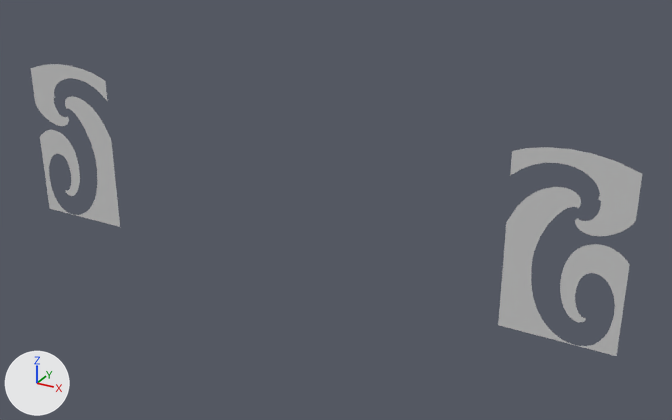
An edit to the FBX model models/stage.fbx_bot_curl.fbx, drawn before and after from the same camera.
The view is the same before and after, from a 50 mm lens placed at (3.88, -6.41, 4.26), pointed at (0.39, -0.07, 1.09). Lighting does not change. The marker at lower left points along +X, +Y and +Z.

In view in the first picture: 'Sync Stage v4.816', 'Sync Stage v4.817', 'Sync Stage v4.833', 'Sync Stage v4.834'.
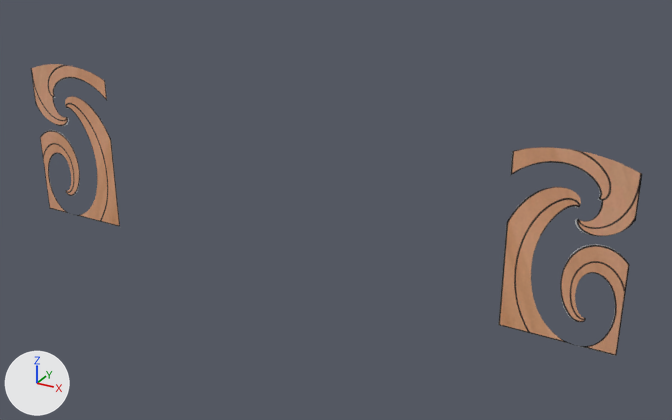
Edits to the scene script, one JSON object a line:
```json
{"op": "add", "block": "img_ref_jpg", "code": ["img_ref_jpg = load_image('ref.jpg', '../sources/designs/ref.jpg', 4096, 3071, 'sRGB')"]}
{"op": "add", "block": "mat_ref_mat", "code": ["mat_ref_mat = principled_material('ref_mat')", "mat_ref_mat.texture = img_ref_jpg", "mat_ref_mat.roughness = 0.0"]}
{"block": "me_sync_stage_v4_830", "where": "me_sync_stage_v4_830.from_pydata(...)  # 147 vertices, 145 faces; spans x -0.381..0.547, y 0.0, z -0.569..0.686"}
{"block": "me_sync_stage_v4_830", "where": "# used by ob_sync_stage_v4_817; location = (2.307, -0.202, 1.041)"}
{"op": "remove", "block": "me_sync_stage_v4_830", "code": "me_sync_stage_v4_830.materials.append(mat_mat_1_001)  # light grey #d0d0d0"}
{"block": "me_sync_stage_v4_830", "change": "me_sync_stage_v4_830 part 1: texture (UV) coordinates changed"}
{"op": "add", "block": "me_sync_stage_v4_830", "code": "me_sync_stage_v4_830.materials.append(mat_ref_mat)  # picture img_ref_jpg"}
{"block": "me_sync_stage_v4_846", "where": "me_sync_stage_v4_846.from_pydata(...)  # 147 vertices, 145 faces; spans x -0.547..0.381, y 0.0, z -0.569..0.686"}
{"block": "me_sync_stage_v4_846", "where": "# used by ob_sync_stage_v4_833; location = (-2.307, -0.202, 1.041)"}
{"op": "remove", "block": "me_sync_stage_v4_846", "code": "me_sync_stage_v4_846.materials.append(mat_mat_1_001)  # light grey #d0d0d0"}
{"block": "me_sync_stage_v4_846", "change": "me_sync_stage_v4_846 part 2: texture (UV) coordinates changed"}
{"op": "add", "block": "me_sync_stage_v4_846", "code": "me_sync_stage_v4_846.materials.append(mat_ref_mat)  # picture img_ref_jpg"}
{"block": "me_sync_stage_v4_847", "where": "me_sync_stage_v4_847.from_pydata(...)  # 97 vertices, 95 faces; spans x -0.327..0.601, y 0.0, z -0.379..0.242"}
{"op": "remove", "block": "me_sync_stage_v4_847", "code": "me_sync_stage_v4_847.materials.append(mat_mat_1_001)  # light grey #d0d0d0"}
{"op": "add", "block": "me_sync_stage_v4_847", "code": "me_sync_stage_v4_847.materials.append(mat_ref_mat)  # picture img_ref_jpg"}
{"block": "me_sync_stage_v4_829", "where": "me_sync_stage_v4_829.from_pydata(...)  # 97 vertices, 95 faces; spans x -0.601..0.327, y 0.0, z -0.379..0.242"}
{"block": "me_sync_stage_v4_829", "where": "# used by ob_sync_stage_v4_816; location = (2.527, -0.202, 1.78)"}
{"op": "remove", "block": "me_sync_stage_v4_829", "code": "me_sync_stage_v4_829.materials.append(mat_mat_1_001)  # light grey #d0d0d0"}
{"block": "me_sync_stage_v4_829", "change": "me_sync_stage_v4_829 part 3: texture (UV) coordinates changed"}
{"op": "add", "block": "me_sync_stage_v4_829", "code": "me_sync_stage_v4_829.materials.append(mat_ref_mat)  # picture img_ref_jpg"}
```

Boxes (x1, y1, x2, y2) around the edits, measured in the pictures (672 x 420 px):
```json
{"object": "Sync Stage v4.817", "change": "recoloured, surface changed", "before": [498, 187, 630, 356], "after": [498, 187, 630, 356], "on screen": "grey to brown"}
{"object": "Sync Stage v4.816", "change": "recoloured, surface changed", "before": [510, 147, 642, 236], "after": [510, 147, 642, 236], "on screen": "grey to brown"}
{"object": "Sync Stage v4.833", "change": "recoloured, surface changed", "before": [40, 96, 120, 227], "after": [40, 96, 120, 227], "on screen": "grey to brown"}
{"object": "Sync Stage v4.834", "change": "recoloured", "before": [31, 64, 107, 126], "after": [31, 64, 107, 126], "on screen": "grey to brown"}
```
